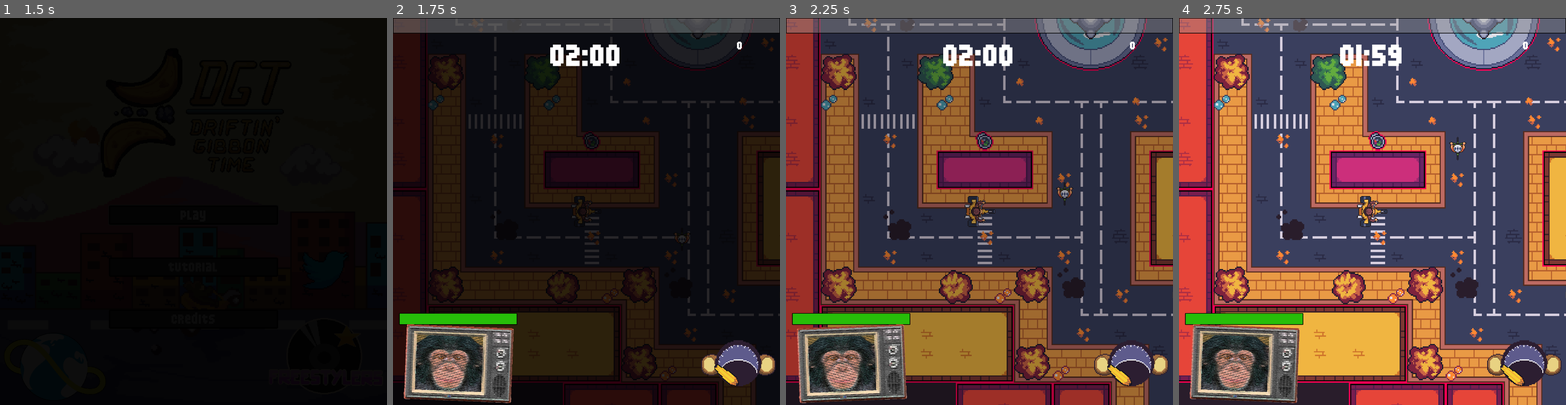
Above: before the commit, frames 1-4 (left to right).
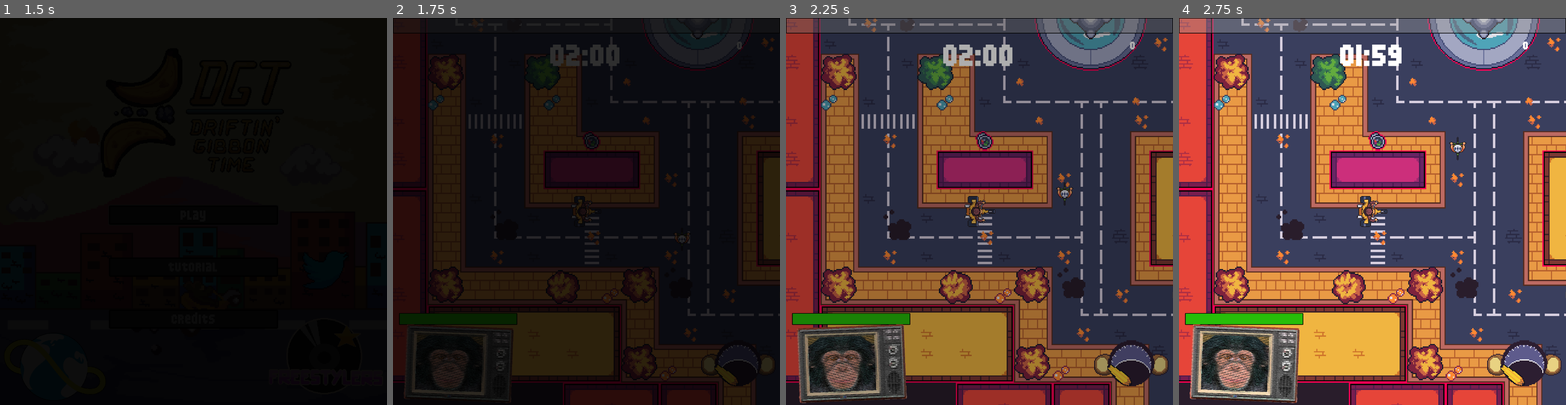
Above: after the commit, the same moments.

Repository: freesstylers/GoofyAhhCar
Game: Godot game, scene res://Assets/Prefabs/SceneManager/SceneManager.tscn
Two runs of this game, one before a commit and one after it. Both use one fixed random seed, a clock stepped at 60 frames per second and the inputs below. This scene is started directly instead of the project's main scene.
Inputs:
- Up to frame 1 (1.5 s): click "Play" at 0.5 s; click "Play" at 1.25 s
- Up to frame 2 (1.75 s): no input
- Up to frame 3 (2.25 s): hold D (right) from 2.03 s (still down); tap E (horny) at 2.1 s
- Up to frame 4 (2.75 s): keep holding D (right)

Frame 1 is identical in both runs. In frame 2, 12% of the frame differs, in the area x 0-100%, y 0-100%; in frame 3, 5.7%; in frame 4, nothing differs.

Commit message:
fix menu principal mega poggers

Diff:
--- a/clusy-cart/Assets/Prefabs/SceneManager/SceneManager.tscn
+++ b/clusy-cart/Assets/Prefabs/SceneManager/SceneManager.tscn
@@ -67,7 +67,7 @@
 [node name="MainMenu" parent="CurrentScene" instance=ExtResource("1_3ccln")]
 
 [node name="TransitionScreen" parent="." instance=ExtResource("1_glc8e")]
-process_mode = 1
+process_mode = 3
 
 [node name="ButtonSFX" type="AudioStreamPlayer" parent="."]
 process_mode = 1
--- a/clusy-cart/Assets/Prefabs/TransitionScreen/Transition.tscn
+++ b/clusy-cart/Assets/Prefabs/TransitionScreen/Transition.tscn
@@ -55,6 +55,7 @@
 }
 
 [node name="TransitionScreen" type="CanvasLayer"]
+layer = 128
 script = ExtResource("1_0m4s3")
 
 [node name="ColorRect" type="ColorRect" parent="."]
--- a/clusy-cart/Assets/Prefabs/game_ui.tscn
+++ b/clusy-cart/Assets/Prefabs/game_ui.tscn
@@ -375,4 +375,4 @@
 offset_bottom = 66.5
 scale = Vector2(0.65, 0.65)
 
-[connection signal="pressed" from="game over/levelUpOption" to="." method="menu"]
+[connection signal="pressed" from="game over/levelUpOption" to="game over" method="menu"]
--- a/clusy-cart/Assets/Scripts/gameUI/GameUIManager.gd
+++ b/clusy-cart/Assets/Scripts/gameUI/GameUIManager.gd
@@ -14,6 +14,8 @@
 
 # Called every frame. 'delta' is the elapsed time since the previous frame.
 func _input(event):
+	#if event.is_action_pressed("Accelerate"):
+		#Globals.hp_change.emit(-100)
 	pass
 
 
@@ -29,7 +31,3 @@
 	GameOverMenu.TurnOn(dead)
 	get_tree().paused = true
 	pass
-
-func menu():
-	get_tree().root.get_node("SceneManager").backToMenu()
-	pass
--- a/clusy-cart/Assets/Scripts/gameUI/game over.gd
+++ b/clusy-cart/Assets/Scripts/gameUI/game over.gd
@@ -30,3 +30,7 @@
 	TimesCrashed.text = str(pl.timesCrashed)
 
 	pass
+
+func menu():
+	get_tree().root.get_node("SceneManager").backToMenu()
+	pass
